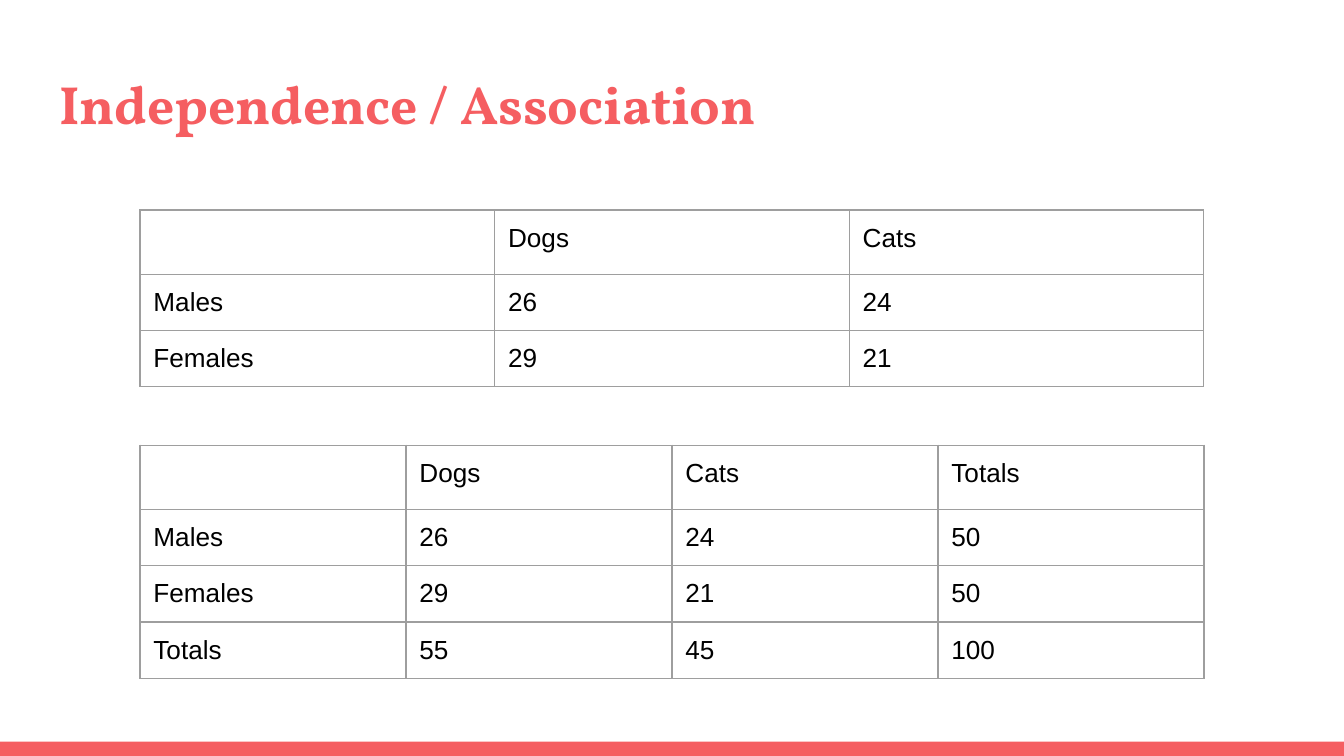
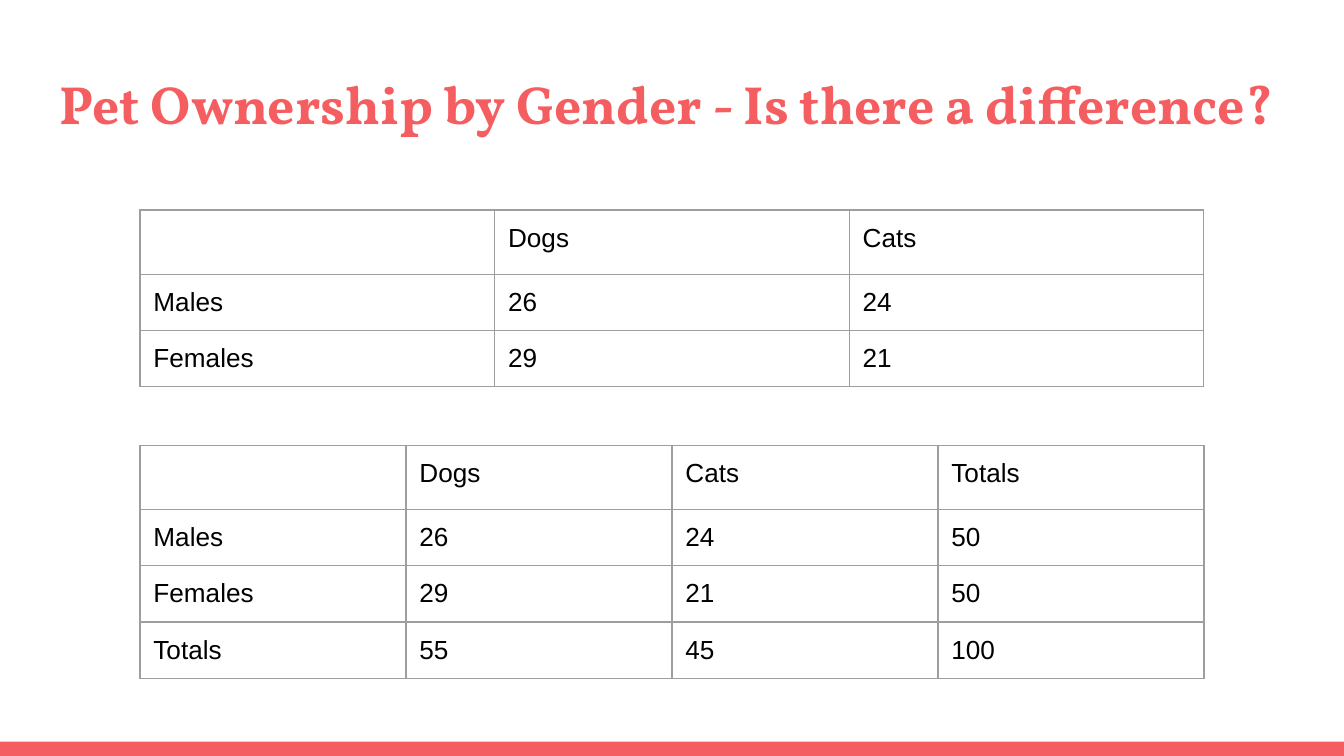
Before and after one commit to rjwrobel86/Python4Statistics, a slide deck: slide 5 of Stuff For Class/Slides/Chi-Squared Tests.pptx (slide 4 before the commit). Drawn at 1344x756 pixels with LibreOffice and Linux fonts; fonts in the diff are those of the drawing. Boxes give left, top, right and bottom in pixels: in the first picture for what was removed or moved away, otherwise in the second. Text is boxed around its words. In the diff, an @@ line names an element or a change of style, - is before the commit and + after.

```diff
--- a/Stuff For Class/Slides/Chi-Squared Tests.pptx
+++ b/Stuff For Class/Slides/Chi-Squared Tests.pptx
@@ title at bbox=[59, 85, 1274, 138]: text changed @@
-Independence / Association
+Pet Ownership by Gender - Is there a difference?
```
Also in this commit, not shown: 3 other slides changed, 2 slides added, 29 other files.
